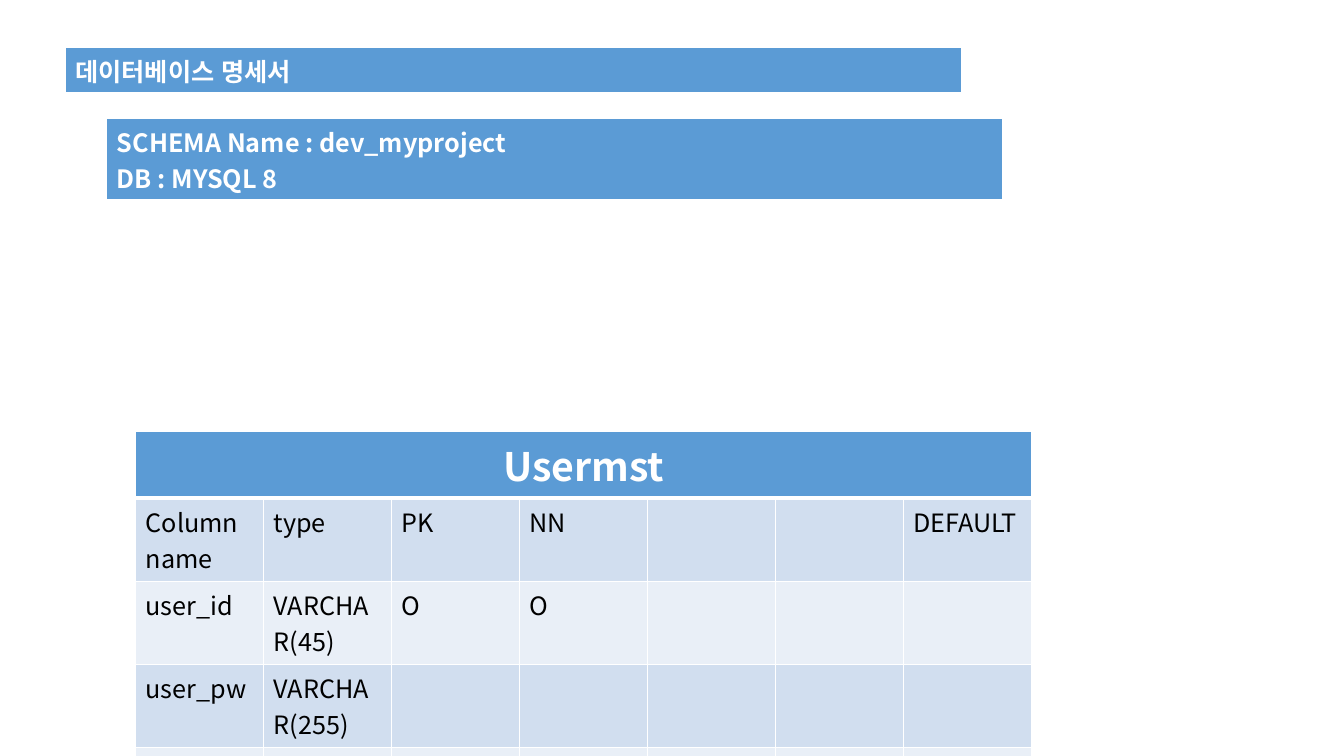
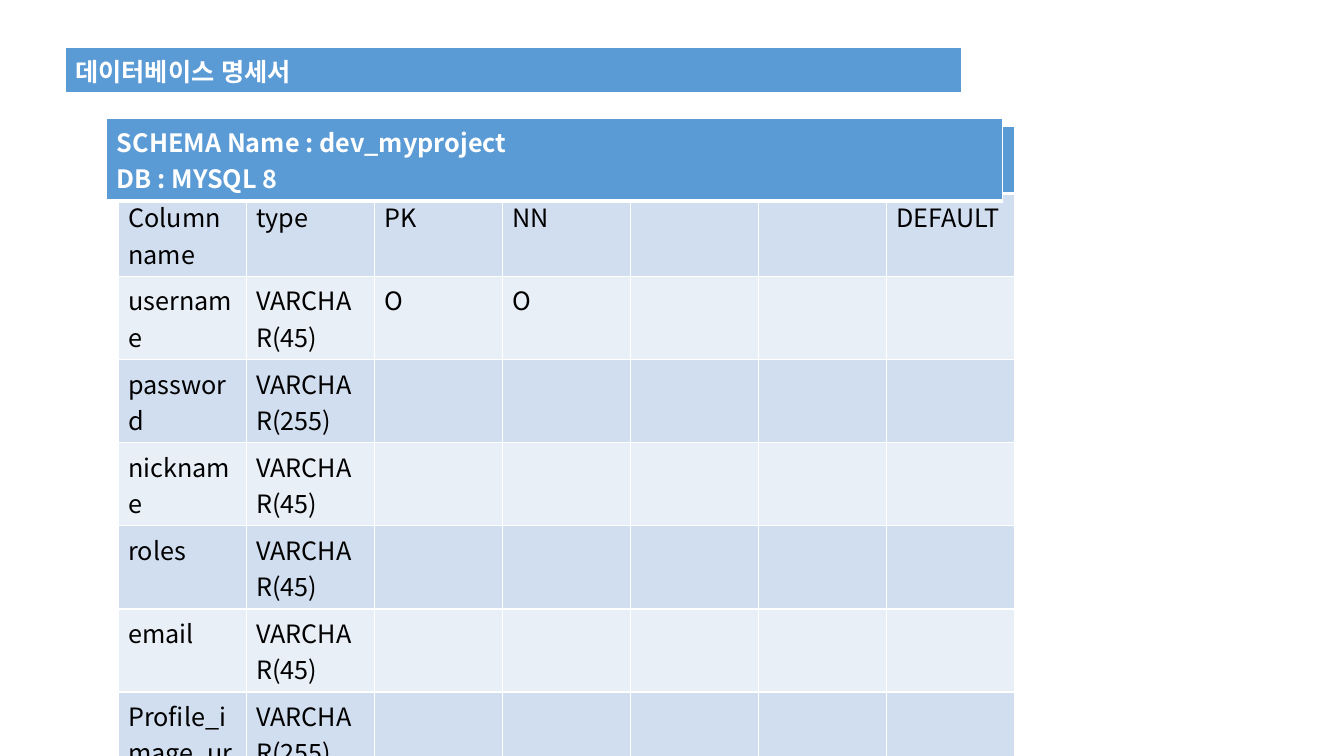
Before and after one commit to JJM-Study/Spring_L_Project, a slide deck: slide 2 of doc/project design.pptx. Drawn at 1344x756 pixels with LibreOffice and Linux fonts; fonts in the diff are those of the drawing. Boxes give left, top, right and bottom in pixels: in the first picture for what was removed or moved away, otherwise in the second. Text is boxed around its words. In the diff, an @@ line names an element or a change of style, - is before the commit and + after.

```diff
--- a/doc/project design.pptx
+++ b/doc/project design.pptx
@@ table at (x1=118, y1=127, x2=1014, y2=756) @@
-row 3, column 1: user_id
+row 3, column 1: username
-row 4, column 1: user_pw
+row 4, column 1: password
@@ table resized from (x1=136, y1=432, x2=1032, y2=756) to (x1=118, y1=127, x2=1014, y2=756) @@
```
Also in this commit, not shown: 1 other slide changed, 2 slides added, 13 other files.
